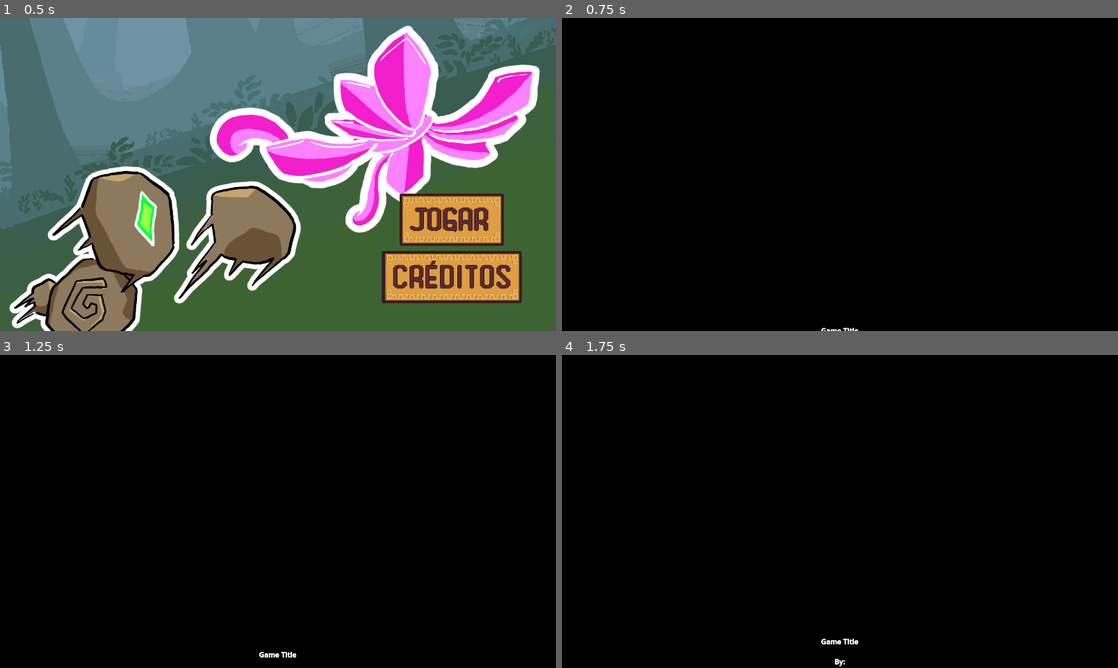
Above: before the commit, frames 1-4 (two rows, left to right).
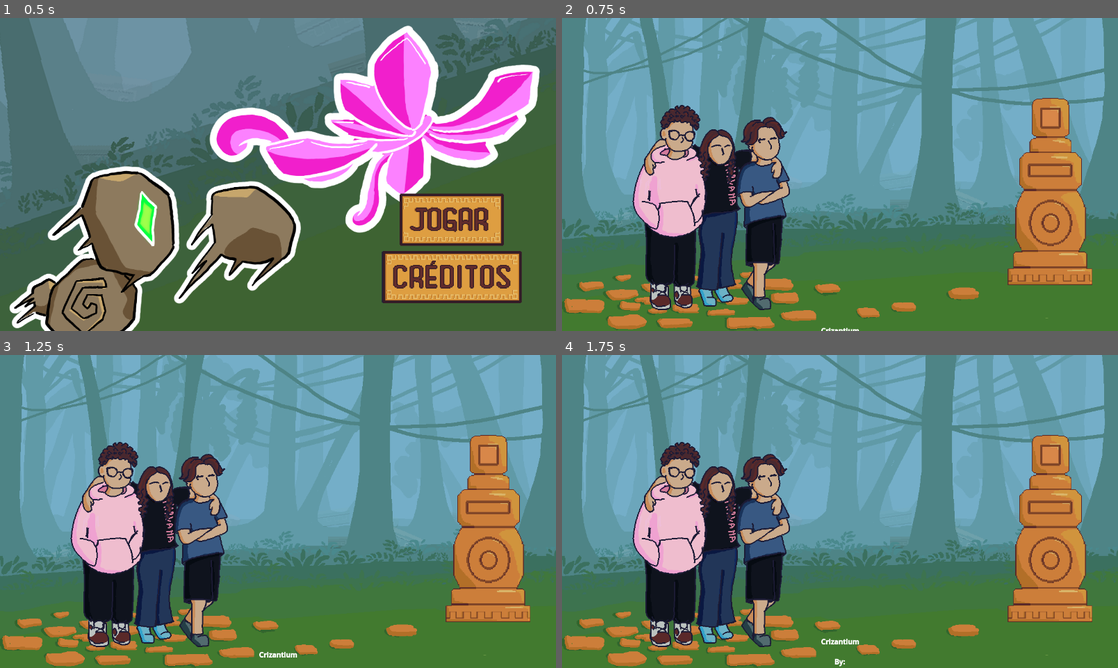
Above: after the commit, the same moments.

Repository: YhagoTomasini/LivreJam025
Game: Godot game, scene res://Scenes/menu_start.tscn
The game is run twice, just before and just after one commit, with the same random seed, the same clock (stepped at 60 frames per second) and the same inputs.
Inputs (mouse positions are in pixels of both pictures, inside the frame that each line leads up to):
- Up to frame 1 (0.5 s): no input
- Up to frame 2 (0.75 s): click (1012, 277) at 0.5 s
- Up to frame 3 (1.25 s): no input
- Up to frame 4 (1.75 s): move the mouse to (962, 495) at 1.27 s; press the mouse at (962, 495) at 1.28 s; hold Right (ui_right) from 1.28 s (still down); tap Up (ui_up) at 1.52 s

Frame 1 is identical in both runs. In frame 2, 100% of the frame differs, in the area x 0-100%, y 0-100%; in frame 3, 100%; in frame 4, 100%.

Commit message:
ACABOU A JAM

Diff:
--- a/Scenes/creditos.tscn
+++ b/Scenes/creditos.tscn
@@ -1,6 +1,7 @@
-[gd_scene load_steps=3 format=3 uid="uid://cgq0nusfchcbi"]
+[gd_scene load_steps=4 format=3 uid="uid://cgq0nusfchcbi"]
 
 [ext_resource type="Script" uid="uid://vnys6lk2lghq" path="res://Scripts/tela_creditos.gd" id="1_ykkye"]
+[ext_resource type="Texture2D" uid="uid://dqn2w8ro74com" path="res://Images/UntitledArtwork1(1).png" id="2_lpe7s"]
 [ext_resource type="PackedScene" uid="uid://rmmk0j81ims4" path="res://Scenes/pause_menu.tscn" id="2_ompal"]
 
 [node name="Creditos" type="Control" node_paths=PackedStringArray("text_node")]
@@ -13,11 +14,18 @@
 script = ExtResource("1_ykkye")
 text_node = NodePath("ScrollContainer/MarginContainer/RichTextLabel")
 
+[node name="TextureRect" type="TextureRect" parent="."]
+layout_mode = 0
+offset_right = 1280.0
+offset_bottom = 720.0
+texture = ExtResource("2_lpe7s")
+expand_mode = 5
+
 [node name="ColorRect" type="ColorRect" parent="."]
 layout_mode = 0
 offset_right = 1280.0
 offset_bottom = 720.0
-color = Color(0, 0, 0, 1)
+color = Color(0, 0, 0, 0.0627451)
 
 [node name="ScrollContainer" type="ScrollContainer" parent="."]
 layout_mode = 1
@@ -39,7 +47,7 @@
 [node name="RichTextLabel" type="RichTextLabel" parent="ScrollContainer/MarginContainer"]
 layout_mode = 2
 bbcode_enabled = true
-text = "[b]Game Title[/b]
+text = "[b]Crizantium[/b]
 
 [b]By:[/b]
 Artêmio Neto, Isabela Wagemaker, Yhago Tomasini
--- a/Scripts/pause_menu.gd
+++ b/Scripts/pause_menu.gd
@@ -28,10 +28,12 @@
 	pausa()
 
 func _on_bm_btn_pressed() -> void:
+	Globals.VELO = 300
 	get_tree().paused = false
 	get_tree().change_scene_to_file("res://Scenes/menu_start.tscn")
 
 
 func _on_reiniciar_button_down() -> void:
+	Globals.VELO = 300
 	get_tree().paused = false
 	get_tree().change_scene_to_file("res://Scenes/main.tscn")
Binary file added: Images/UntitledArtwork1(1).png
Not shown, added: Images/UntitledArtwork1(1).png.import
Not shown, changed: Scenes/main.tscn
Not shown, changed: Export/index.html
Not shown, changed: Export/index.pck
Not shown, added: Export/v2.zip
Not shown, added: Export/v3.zip
Not shown, added: Export/v4.zip
Not shown, added: Export/v5.zip
